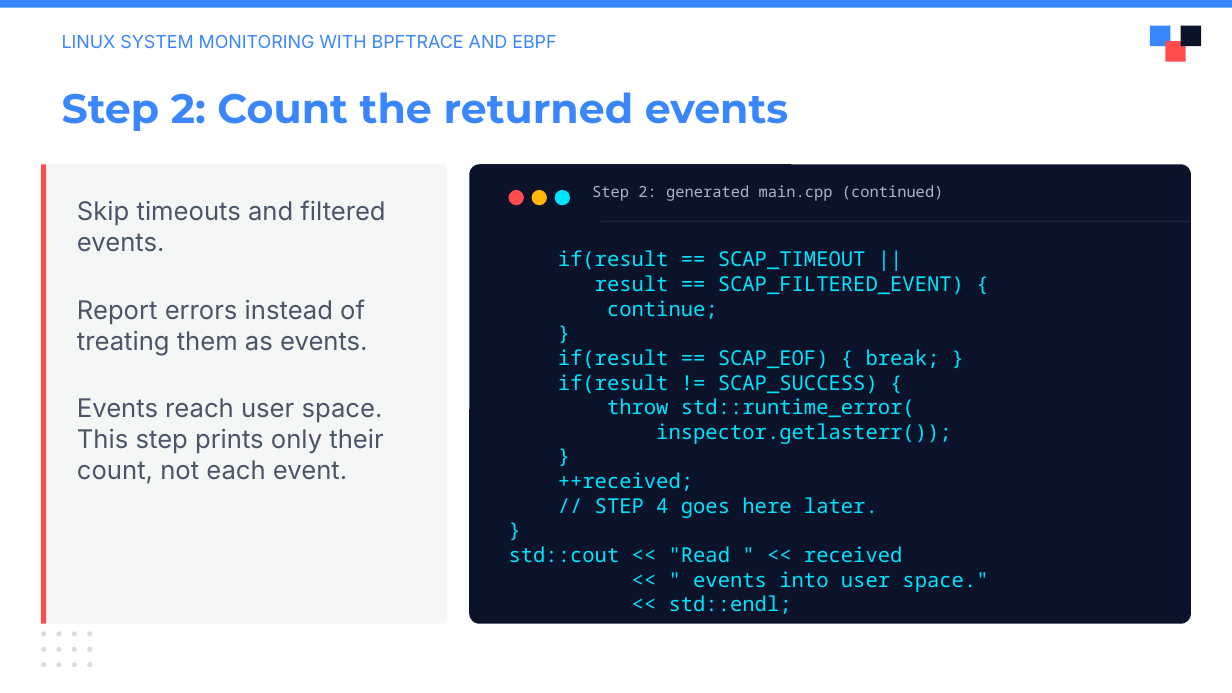
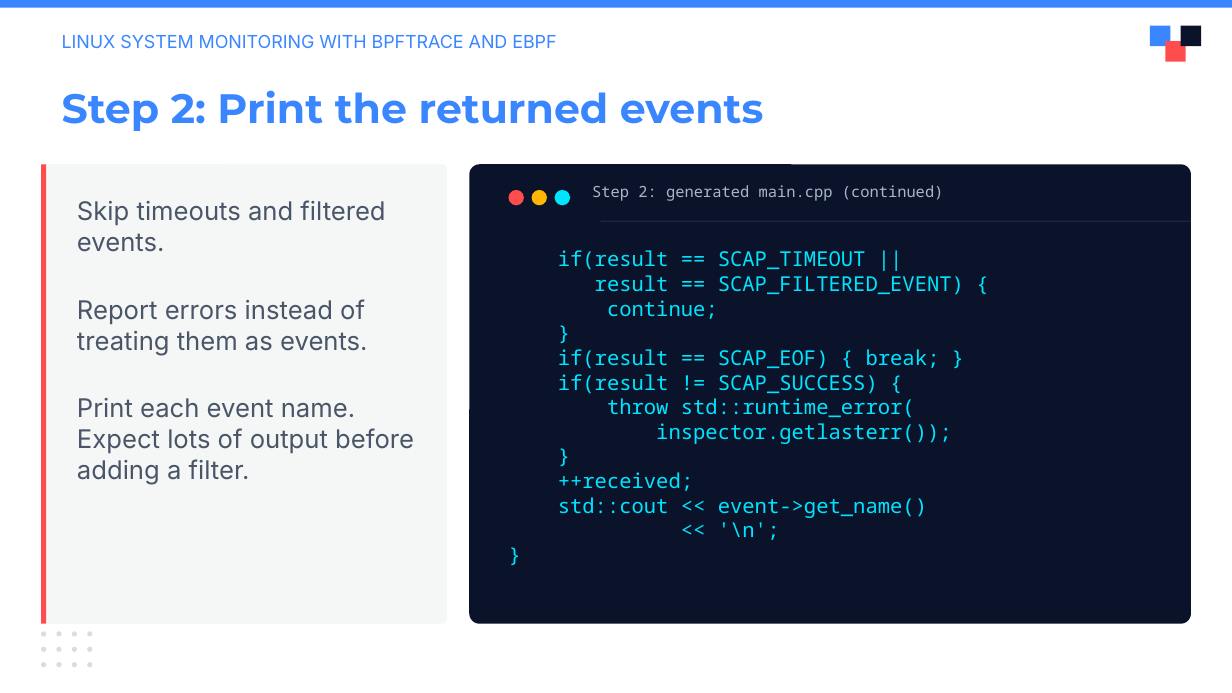
Before and after one commit to julianshalaby-perj/falco-libs-workshop, a slide deck: slide 10 of presentation/falco-libs-intro.pptx. Drawn at 1232x693 pixels with LibreOffice and Linux fonts; fonts in the diff are those of the drawing; background and template pictures are left out. Boxes give left, top, right and bottom in pixels: in the first picture for what was removed or moved away, otherwise in the second. Text is boxed around its words. In the diff, an @@ line names an element or a change of style, - is before the commit and + after.

Commit message:
Teach event printing before filtering in the workshop slides

```diff
--- a/presentation/falco-libs-intro.pptx
+++ b/presentation/falco-libs-intro.pptx
@@ text at [62,90,763,131]: text changed @@
-Step 2: Count the returned events
+Step 2: Print the returned events
@@ text at [77,398,414,485]: text changed @@
-Events reach user space. This step prints only their count, not each event.
+Print each event name. Expect lots of output before adding a filter.
@@ text at [558,497,927,540]: text changed @@
-// STEP 4 goes here later.
+std::cout << event->get_name()
+<< '\n';
@@ text at [509,546,988,592]: paragraphs removed @@
-std::cout << "Read " << received
-<< " events into user space."
-<< std::endl;
```
Also in this commit, not shown: 5 other slides changed.
